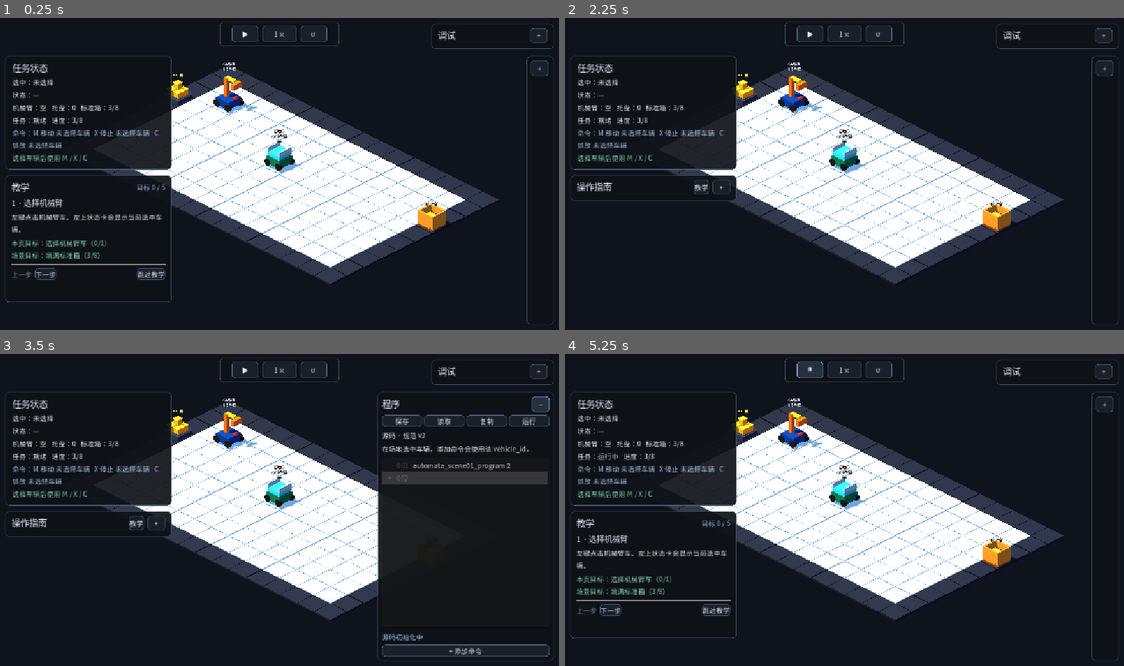
Above: before the commit, frames 1-4 (two rows, left to right).
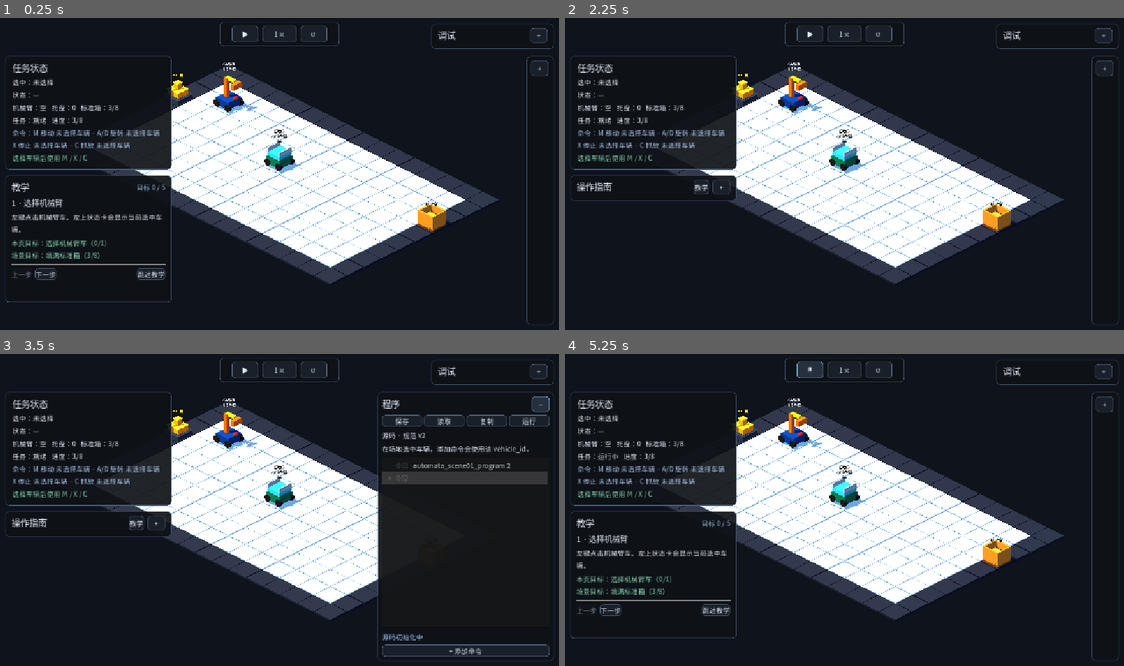
Above: after the commit, the same moments.

Repository: Ri0n72Y/automata
Game: Godot game, scene res://scenes/scene_01/scene_01_basic_packing.tscn
Two runs of this game, one before a commit and one after it. Both use one fixed random seed, a clock stepped at 60 frames per second and the inputs below.
Inputs:
- Up to frame 1 (0.25 s): no input
- Up to frame 2 (2.25 s): click "下一步" at 0.5 s; click "上一步" at 1.25 s; click "跳过教学" at 2 s
- Up to frame 3 (3.5 s): click "+" at 2.75 s
- Up to frame 4 (5.25 s): click "−" at 3.5 s; click "教学" at 4.25 s; click "▶" at 5 s

The runs differ from the first frame. In frame 1, 0.4% of the frame differs, in the area x 2-29%, y 35-42%; in frame 2, 0.4%; in frame 3, 0.4%; in frame 4, 0.4%.

Commit message:
[codex]refactor(scene-01): surface Rotate in HUD command feedback

Diff:
--- a/scripts/scene_01/scene_01_hud.gd
+++ b/scripts/scene_01/scene_01_hud.gd
@@ -81,6 +81,12 @@
 	_move_controller.move_stopped.connect(_on_move_stopped)
 	_grab_drop_controller.grab_drop_completed.connect(_on_grab_drop_completed)
 	_grab_drop_controller.facing_changed.connect(_on_arm_facing_changed)
+	for vehicle_node in _vehicle_manager.get_vehicles():
+		var vehicle = vehicle_node
+		if vehicle == null:
+			continue
+		vehicle.turn_started.connect(_on_vehicle_turn_started)
+		vehicle.turn_completed.connect(_on_vehicle_turn_completed)
 	_scene_controller.lifecycle_state_changed.connect(_on_lifecycle_changed)
 	_scene_controller.lifecycle_reset_completed.connect(_on_reset_completed)
 
@@ -123,9 +129,9 @@
 
 func _command_availability_text(motion_state: int, selected_id: StringName) -> String:
 	if selected_id == &"":
-		return "命令：M 移动 未选择车辆   X 停止 未选择车辆   C 抓放 未选择车辆"
+		return "命令：M 移动 未选择车辆 · A/D 旋转 未选择车辆\nX 停止 未选择车辆 · C 抓放 未选择车辆"
 	if _scene_controller.is_scene_paused():
-		return "命令：M 移动 暂停   X 停止 暂停   C 抓放 暂停"
+		return "命令：M 移动 暂停 · A/D 旋转 暂停\nX 停止 暂停 · C 抓放 暂停"
 
 	var vehicle = _vehicle_manager.get_vehicle_by_id(selected_id)
 	var definition = vehicle.definition if vehicle != null else null
@@ -136,6 +142,10 @@
 	var can_move: bool = (
 		definition != null
 		and definition.has_capability(VehicleDefinitionScript.CAPABILITY_CAN_MOVE)
+	)
+	var can_rotate: bool = (
+		definition != null
+		and definition.has_capability(VehicleDefinitionScript.CAPABILITY_CAN_ROTATE)
 	)
 	var can_grab: bool = (
 		definition != null
@@ -150,6 +160,16 @@
 	elif _grid_selection.is_live_target_mode():
 		move_text = "选择目标中"
 
+	var rotate_text := "可用"
+	if not can_rotate:
+		rotate_text = "车辆无旋转能力"
+	elif vehicle != null and vehicle.is_turning():
+		rotate_text = "旋转中"
+	elif busy:
+		rotate_text = "车辆忙碌"
+	elif _grid_selection.is_live_target_mode():
+		rotate_text = "移动选点中"
+
 	var stop_text := (
 		"可用"
 		if motion_state == VehicleRuntimeStateScript.MotionState.MOVING
@@ -159,6 +179,8 @@
 	var grab_text := "无有效交互目标"
 	if not can_grab:
 		grab_text = "车辆无机械臂"
+	elif vehicle != null and vehicle.is_turning():
+		grab_text = "车辆忙碌"
 	elif busy:
 		grab_text = "车辆忙碌"
 	elif _grid_selection.is_live_target_mode():
@@ -166,8 +188,9 @@
 	elif _grab_drop_controller.is_interaction_preview_valid():
 		grab_text = "可用"
 
-	return "命令：M 移动 %s   X 停止 %s   C 抓放 %s" % [
+	return "命令：M 移动 %s · A/D 旋转 %s\nX 停止 %s · C 抓放 %s" % [
 		move_text,
+		rotate_text,
 		stop_text,
 		grab_text,
 	]
@@ -223,6 +246,14 @@
 
 
 func _on_arm_facing_changed(_vehicle_id: StringName, _facing: int) -> void:
+	_refresh()
+
+
+func _on_vehicle_turn_started(_direction: int) -> void:
+	_refresh()
+
+
+func _on_vehicle_turn_completed(_facing: int) -> void:
 	_refresh()
 
 
